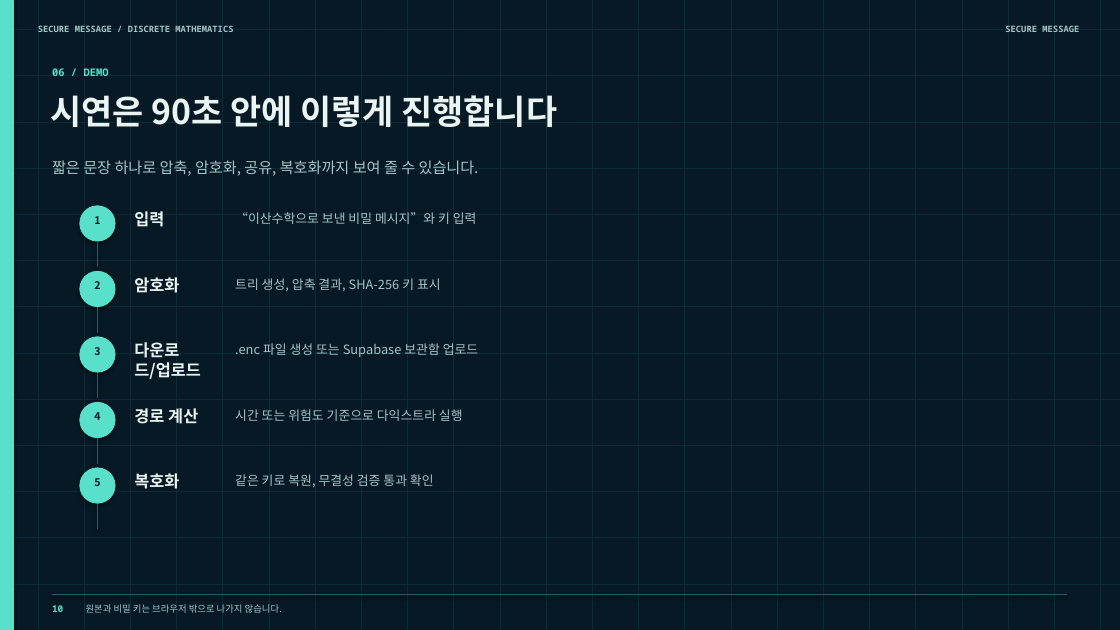
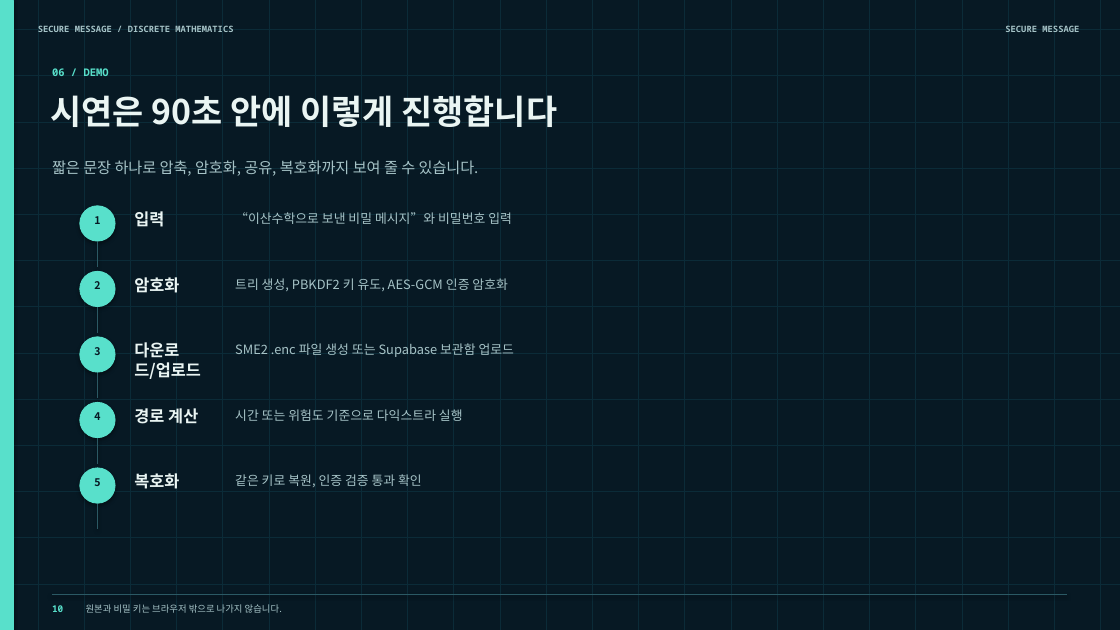
Before and after one commit to giftedsihun/proyect, a slide deck: slide 10 of presentation/secure-message-presentation.pptx. Drawn at 1120x630 pixels with LibreOffice and Linux fonts; fonts in the diff are those of the drawing. Boxes give left, top, right and bottom in pixels: in the first picture for what was removed or moved away, otherwise in the second. Text is boxed around its words. In the diff, an @@ line names an element or a change of style, - is before the commit and + after.

```diff
--- a/presentation/secure-message-presentation.pptx
+++ b/presentation/secure-message-presentation.pptx
@@ text at [235, 212, 512, 224]: text changed @@
-“이산수학으로 보낸 비밀 메시지”와 키 입력
+“이산수학으로 보낸 비밀 메시지”와 비밀번호 입력
@@ text at [235, 278, 507, 291]: text changed @@
-트리 생성, 압축 결과, SHA-256 키 표시
+트리 생성, PBKDF2 키 유도, AES-GCM 인증 암호화
@@ text at [235, 343, 514, 357]: text changed @@
-.enc 파일 생성 또는 Supabase 보관함 업로드
+SME2 .enc 파일 생성 또는 Supabase 보관함 업로드
@@ text at [235, 474, 422, 487]: text changed @@
-같은 키로 복원, 무결성 검증 통과 확인
+같은 키로 복원, 인증 검증 통과 확인
```
Also in this commit, not shown: 9 other slides changed, 7 other files.
